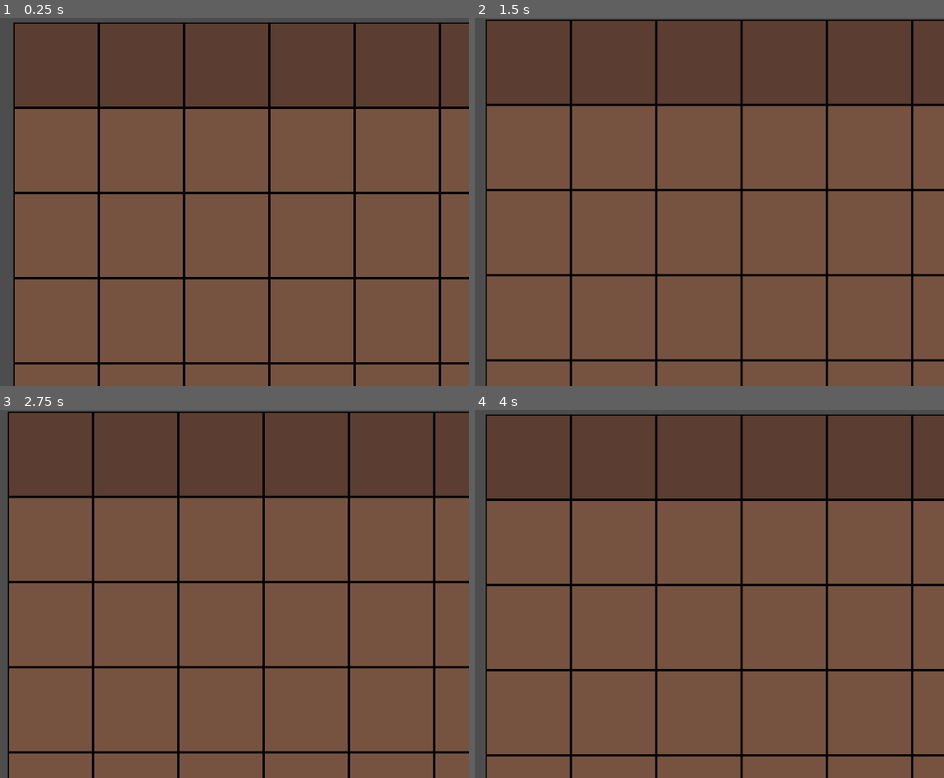
Above: before the commit, frames 1-4 (two rows, left to right).
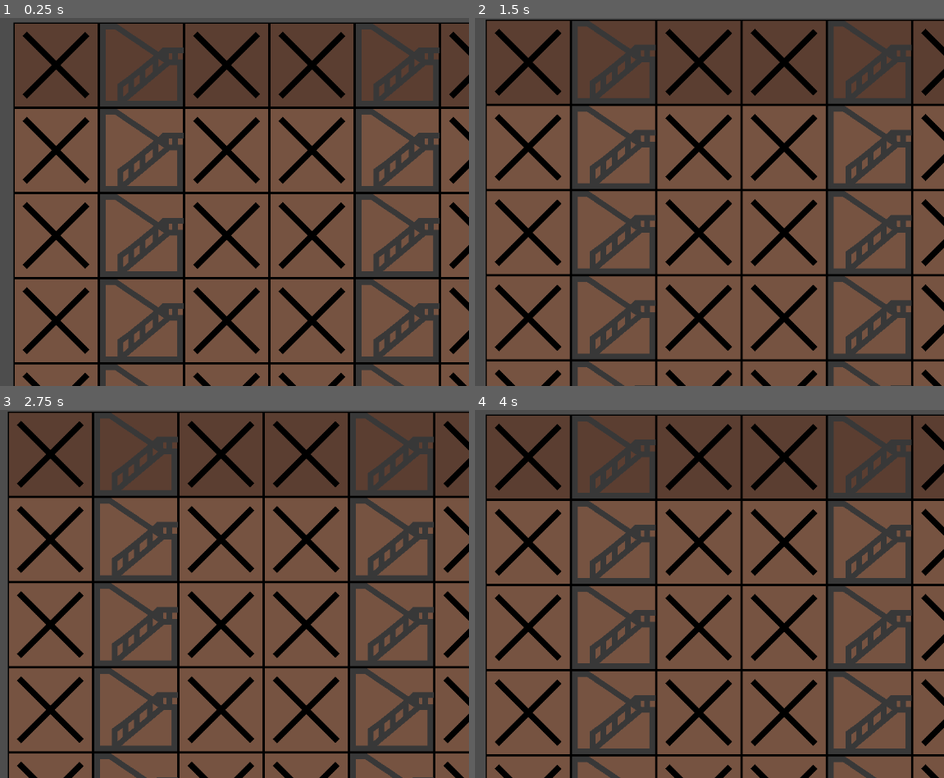
Above: after the commit, the same moments.

Repository: Drakosam/towngame
Game: Godot game, scene res://main.tscn
The game is run twice, just before and just after one commit, with the same random seed, the same clock (stepped at 60 frames per second) and the same inputs.
Inputs:
- Up to frame 1 (0.25 s): no input
- Up to frame 2 (1.5 s): tap Enter at 0.5 s; hold D 0.53-1.28 s; tap Space at 1.25 s; hold S from 1.28 s (still down)
- Up to frame 3 (2.75 s): tap Enter at 2 s; release S at 2.03 s; hold D from 2.03 s (still down)
- Up to frame 4 (4 s): tap Space at 2.75 s; release D at 2.78 s; hold W 2.78-3.53 s; tap Enter at 3.5 s; hold A from 3.53 s (still down)

The runs differ from the first frame. In frame 1, 21% of the frame differs, in the area x 4-100%, y 1-100%; in frame 2, 22%; in frame 3, 22%, in the area x 3-100%, y 0-100%; in frame 4, 22%.

Commit message:
-mansion icons

Diff:
--- a/mansion/mansion.gd
+++ b/mansion/mansion.gd
@@ -4,7 +4,7 @@
 # Called when the node enters the scene tree for the first time.
 func _ready():
 	for ch in get_children():
-		ch.setup_storey(6)
+		ch.setup_storey(9)
 
 
 # Called every frame. 'delta' is the elapsed time since the previous frame.
--- a/mansion/mansion_cell.gd
+++ b/mansion/mansion_cell.gd
@@ -31,3 +31,18 @@
 
 	if color_sheme == 0:
 		$ColorRect.color = colorBasementL2
+
+
+func hide_all():
+	$NotOwned.visible = false
+	$IconStairs.visible = false
+
+
+func set_as_stairs():
+	hide_all()
+	$IconStairs.visible = true
+
+
+func set_as_not_owned():
+	hide_all()
+	$NotOwned.visible = true
--- a/mansion/mansion_cell.tscn
+++ b/mansion/mansion_cell.tscn
@@ -15,3 +15,19 @@
 closed = true
 width = 2.0
 default_color = Color(0, 0, 0, 1)
+
+[node name="NotOwned" type="Line2D" parent="."]
+visible = false
+points = PackedVector2Array(20, 20, 75, 75, 130, 20, 75, 75, 130, 130, 75, 75, 20, 130, 75, 75)
+closed = true
+default_color = Color(0, 0, 0, 1)
+
+[node name="IconStairs" type="Node2D" parent="."]
+
+[node name="Line2D" type="Line2D" parent="IconStairs"]
+points = PackedVector2Array(7, 140, 7, 7, 30, 7, 123, 70, 148, 70, 123, 70, 36, 143, 2, 143, 143, 143, 143, 75)
+default_color = Color(0.219608, 0.219608, 0.219608, 1)
+
+[node name="Line2D2" type="Line2D" parent="IconStairs"]
+points = PackedVector2Array(38, 111, 38, 142, 38, 111, 57, 97, 57, 126, 57, 97, 77, 81, 77, 108, 77, 81, 100, 62, 100, 89, 100, 62, 116, 48, 118, 68, 118, 49, 134, 49, 134, 67, 134, 49, 149, 49)
+default_color = Color(0.219608, 0.219608, 0.219608, 1)
--- a/mansion/mansion_storey.gd
+++ b/mansion/mansion_storey.gd
@@ -31,6 +31,11 @@
 		item.position.x = 0 + (150*i)
 		item.set_color_scheme(color_sheme_value)
 
+		if (i+2)%3==0:
+			item.set_as_stairs()
+		else:
+			item.set_as_not_owned()
+
 		add_child(item)
 
 
--- a/utils/camera.gd
+++ b/utils/camera.gd
@@ -14,12 +14,13 @@
 func _input(event):
 	if event is InputEventKey:
 		if event.pressed and event.keycode == KEY_A:
+			position.x -= 5
 
-			position.x -= 5
-			print('aa ',position)
 		if event.pressed and event.keycode == KEY_W:
 			position.y -= 5
+
 		if event.pressed and event.keycode == KEY_S:
 			position.y += 5
+
 		if event.pressed and event.keycode == KEY_D:
 			position.x += 5
